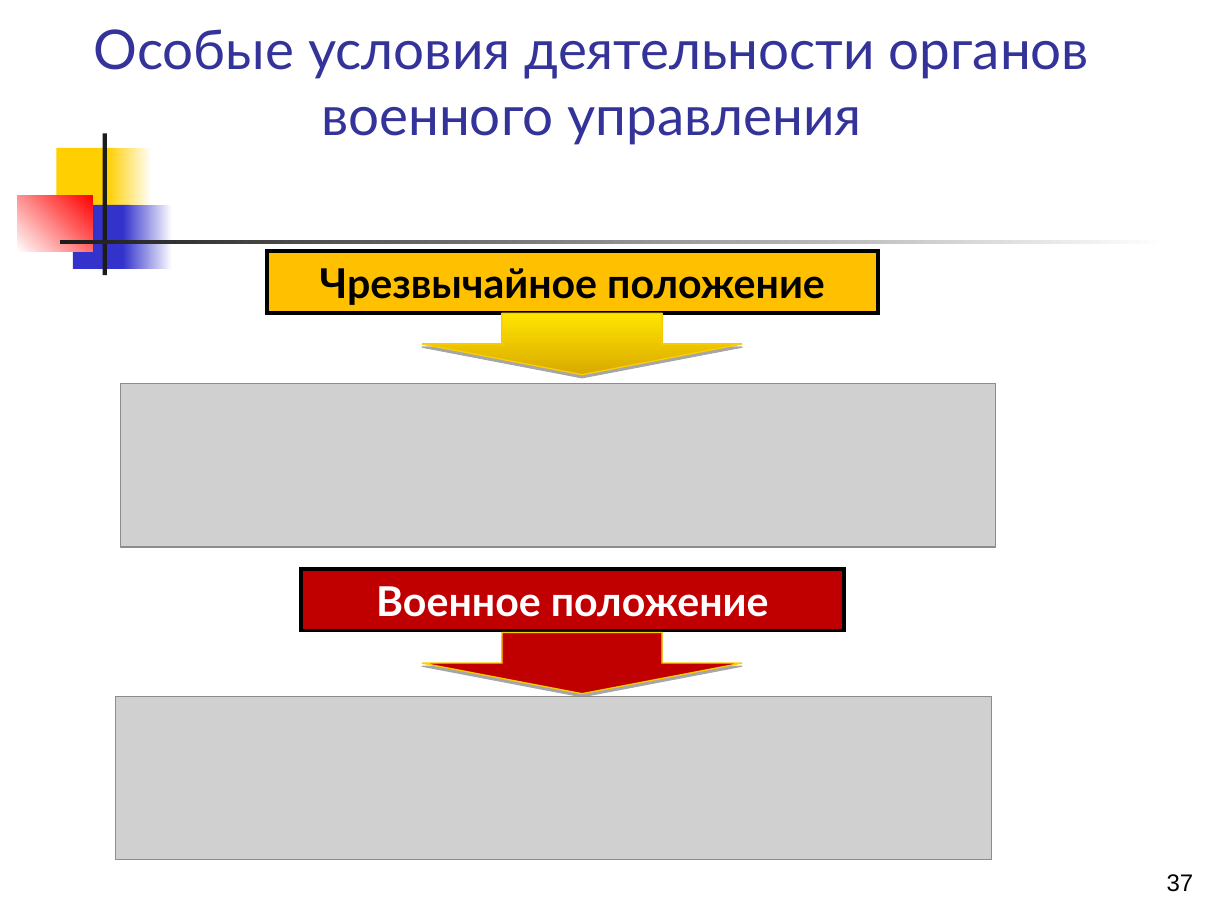
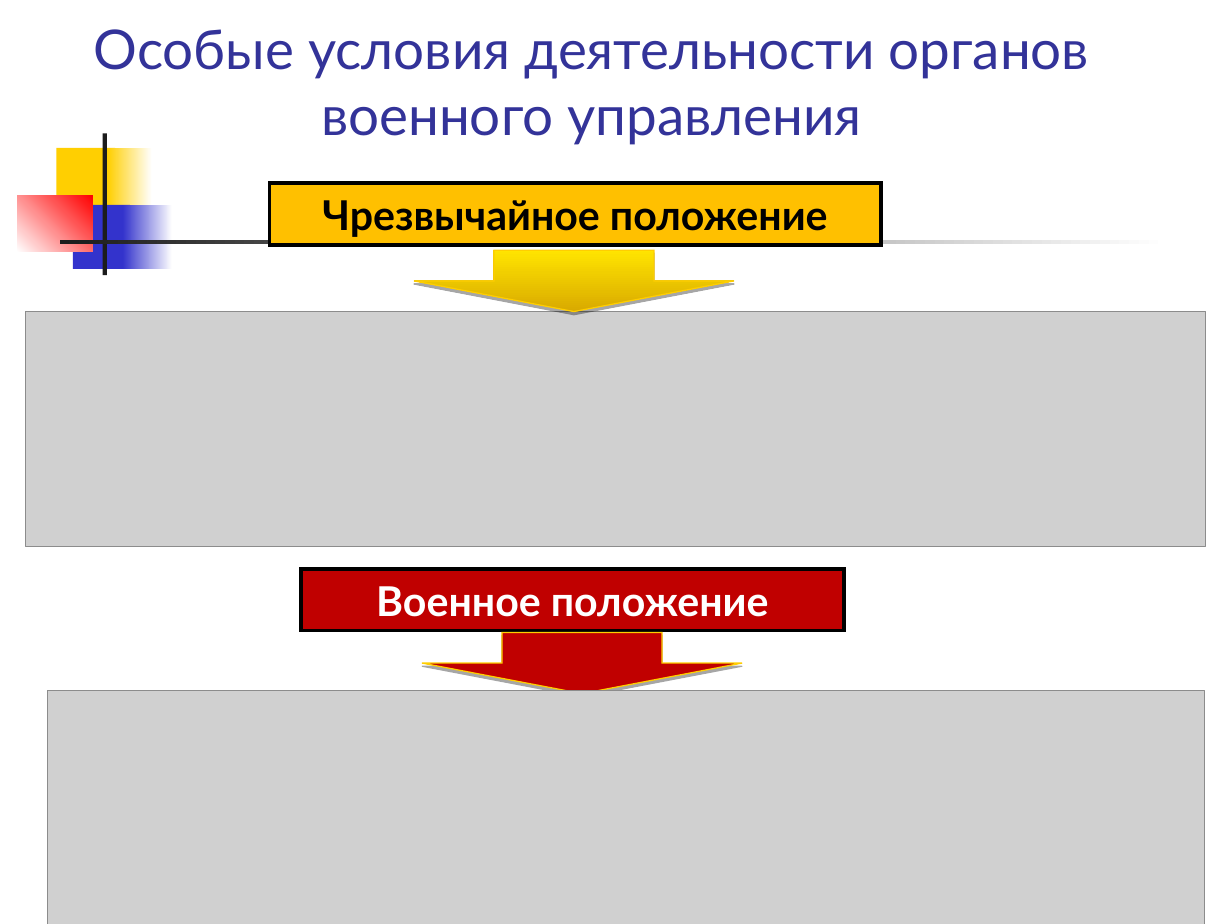
Before and after one commit to shahzod20000901/Storage, a slide deck: slide 16 of Правоведение/Комплект 5.ppt (slide 37 before the commit). Drawn at 1232x924 pixels with LibreOffice and Linux fonts; fonts in the diff are those of the drawing; grey boxes stand for pictures. Boxes give left, top, right and bottom in pixels: in the first picture for what was removed or moved away, otherwise in the second. Text is boxed around its words. In the diff, an @@ line names an element or a change of style, - is before the commit and + after.

```diff
--- a/Правоведение/Комплект 5.ppt
+++ b/Правоведение/Комплект 5.ppt
@@ rectangle "Чрезвычайное положение": place and size @@
-rectangle "Чрезвычайное положение" at box(266, 251, 877, 313)
+rectangle "Чрезвычайное положение" at box(270, 182, 881, 244)
@@ down arrow: place and size @@
-down arrow at box(423, 313, 743, 375)
+down arrow at box(414, 250, 734, 312)
@@ picture: place and size @@
-picture at box(121, 383, 995, 547)
+picture at box(26, 312, 1206, 547)
@@ picture: place and size @@
-picture at box(116, 696, 992, 860)
+picture at box(48, 691, 1205, 924)
@@ page number removed at box(1167, 874, 1194, 892) @@
-37
```
Also in this commit, not shown: 5 other slides changed, 9 slides added, 33 slides removed, 5 other files.
